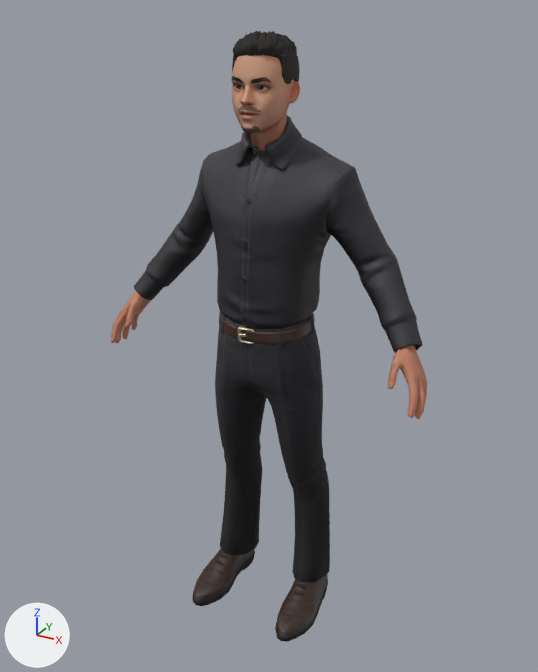
An edit to the glTF model public/models/669a7cafb83653205a35d1ab.glb, drawn before and after from the same camera.
Before and after are seen from a 50 mm lens placed at (1.018, -1.854, 1.908), pointed at (0.002, -0.008, 0.985). The lights are fixed; the arrows at lower left show +X, +Y and +Z. Vertices at the same position are counted once.

The first picture shows 'Wolf3D_Body', 'Wolf3D_Hair', 'Wolf3D_Head', 'Wolf3D_Outfit_Bottom', 'Wolf3D_Outfit_Footwear', 'Wolf3D_Outfit_Top'.
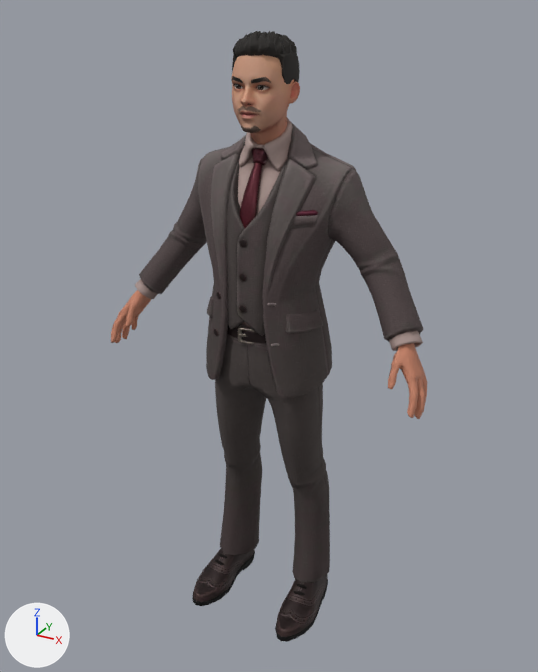
Pixel boxes (x1, y1, x2, y2) of what changed, in the pictures (538 x 672 px):
'Wolf3D_Outfit_Top', surface changed, reshaped (black to grey, 18% taller)
    before: (134, 116, 422, 353)
    after: (135, 118, 424, 399)
'Wolf3D_Outfit_Bottom', surface changed
    both: (215, 312, 330, 583)
part 1 of me_wolf3d_outfit_top, rebuilt (17% taller)
    before: (134, 116, 422, 353)
    after: (139, 121, 424, 399)
part 2 of me_wolf3d_outfit_top, added
    after: (207, 118, 323, 346)
part 3 of me_wolf3d_outfit_top, added
    after: (135, 279, 158, 299)
part 4 of me_wolf3d_outfit_top, added
    after: (389, 331, 423, 351)

The change, as a diff of the scene's bpy script:
```diff
--- a/public/models/669a7cafb83653205a35d1ab.glb.py
+++ b/public/models/669a7cafb83653205a35d1ab.glb.py
@@ mat_wolf3d_outfit_bottom @@
 n2 = _N.new('ShaderNodeTexImage'); n2.name = 'Image Texture'
-n2.image = img_outfit_classic_06_v2_m_bottom_d
+n2.image = img_outfit_classic_02_v2_m_bottom_d
+n2.extension = 'EXTEND'
 n3 = _N.new('ShaderNodeSeparateColor'); n3.name = 'Separate Color'
 n4 = _N.new('ShaderNodeTexImage'); n4.name = 'Image Texture.001'
-n4.image = img_outfit_classic_06_v2_m_bottom_m_outfit_classic_06_v2_m_bott
+n4.image = img_outfit_classic_02_v2_m_bottom_m_outfit_classic_02_v2_m_bottom_r
+n4.extension = 'EXTEND'
 n5 = _N.new('ShaderNodeNormalMap'); n5.name = 'Normal Map'
@@ mat_wolf3d_outfit_bottom @@
 n6 = _N.new('ShaderNodeTexImage'); n6.name = 'Image Texture.002'
-n6.image = img_outfit_classic_06_v2_m_bottom_n
+n6.image = img_outfit_classic_02_v2_m_bottom_n
+n6.extension = 'EXTEND'
 _L.new(n0.outputs[0], n1.inputs[0])  # 'BSDF' to 'Surface'
@@ mat_wolf3d_outfit_footwear @@
 mat_wolf3d_outfit_footwear = bpy.data.materials.new('Wolf3D_Outfit_Footwear')
-# nodes: BsdfPrincipled, Math, NormalMap, OutputMaterial, SeparateColor, TexImage x3
-# uses the picture img_outfit_classic_06_v2_m_footwear_d
-# uses the picture img_outfit_classic_06_v2_m_footwear_n
-# uses the picture img_outfit_classic_06_v2_m_footwear_r
+# nodes: BsdfPrincipled, NormalMap, OutputMaterial, SeparateColor, TexImage x3
+# uses the picture img_outfit_classic_02_v2_m_footwear_d
+# uses the picture img_outfit_classic_02_v2_m_footwear_m_outfit_classic_02_v2_m_footwear_r
+# uses the picture img_outfit_classic_02_v2_m_footwear_n
@@ mat_wolf3d_outfit_top @@
 mat_wolf3d_outfit_top = bpy.data.materials.new('Wolf3D_Outfit_Top')
-# nodes: BsdfPrincipled, Math, NormalMap, OutputMaterial, SeparateColor, TexImage x3
-# uses the picture img_outfit_classic_06_v2_m_top_d
-# uses the picture img_outfit_classic_06_v2_m_top_n
-# uses the picture img_outfit_classic_06_v2_m_top_r
+# nodes: BsdfPrincipled, NormalMap, OutputMaterial, SeparateColor, TexImage x3
+# uses the picture img_outfit_classic_02_v2_m_top_d
+# uses the picture img_outfit_classic_02_v2_m_top_m_outfit_classic_02_v2_m_top_r
+# uses the picture img_outfit_classic_02_v2_m_top_n
@@ me_wolf3d_outfit_top @@
-me_wolf3d_outfit_top.from_pydata(...)  # 1490 vertices, 2883 faces; spans x -0.488..0.488, y -0.157..0.133, z 1.028..1.644
+me_wolf3d_outfit_top.from_pydata(...)  # 1882 vertices, 3371 faces; spans x -0.486..0.486, y -0.163..0.151, z 0.859..1.638
+# me_wolf3d_outfit_top part 1: the loose piece of 1245 vertices spanning x -0.488..0.488, y -0.157..0.133, z 1.028..1.644 is rebuilt with 775 vertices and now spans x -0.476..0.476, y -0.157..0.151, z 0.859..1.624
+# me_wolf3d_outfit_top part 2: 865 vertices added at x -0.184..0.188, y -0.163..0.071, z 1.017..1.638
+# me_wolf3d_outfit_top part 3: 121 vertices added at x -0.486..-0.384, y -0.076..0.078, z 1.031..1.133
+# me_wolf3d_outfit_top part 4: 121 vertices added at x 0.384..0.486, y -0.076..0.078, z 1.031..1.133
 me_wolf3d_outfit_top.materials.append(mat_wolf3d_outfit_top)
```
